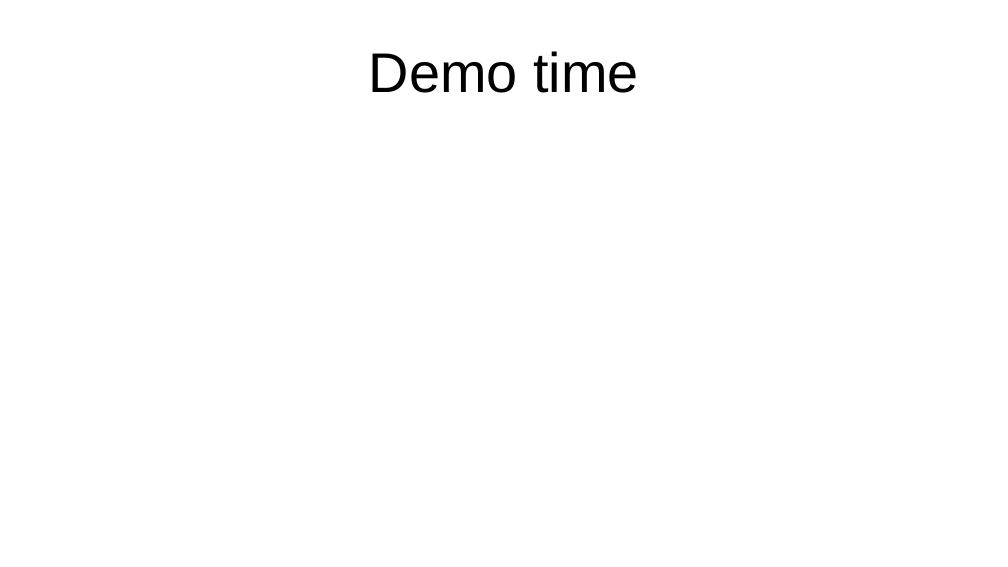
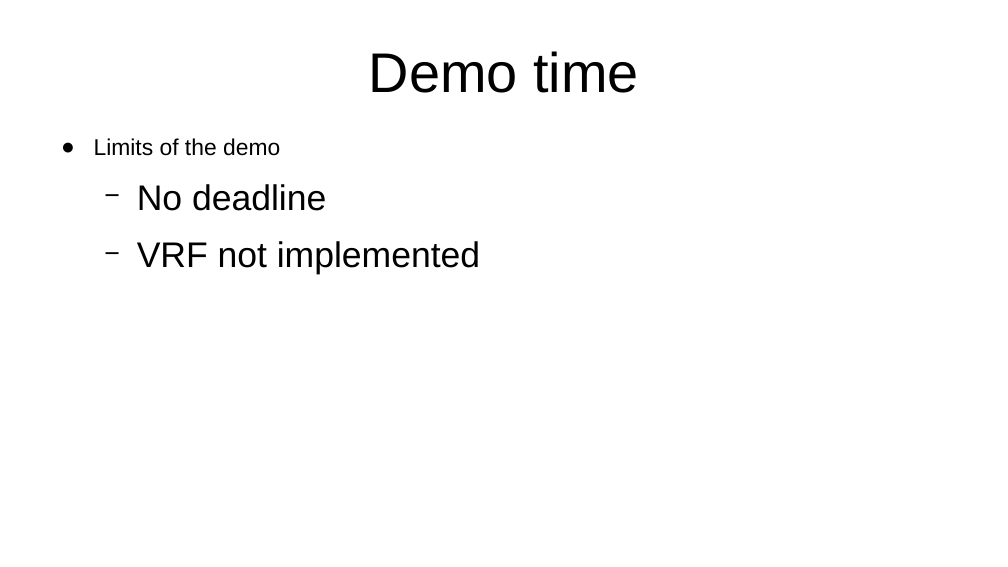
Before and after one commit to Alyra-Turing-cohort/Charity-pool, a slide deck: slide 5 of docs/presentation.pptx. Drawn at 1008x567 pixels with LibreOffice and Linux fonts; fonts in the diff are those of the drawing. Boxes give left, top, right and bottom in pixels: in the first picture for what was removed or moved away, otherwise in the second. Text is boxed around its words. In the diff, an @@ line names an element or a change of style, - is before the commit and + after.

```diff
--- a/docs/presentation.pptx
+++ b/docs/presentation.pptx
@@ text added at [94,138,480,274], 28 pt, text #000000 @@
+● Limits of the demo
+  − No deadline
+  − VRF not implemented
```
Also in this commit, not shown: 2 other slides changed, 2 slides added, 2 slides removed, 3 other files.
